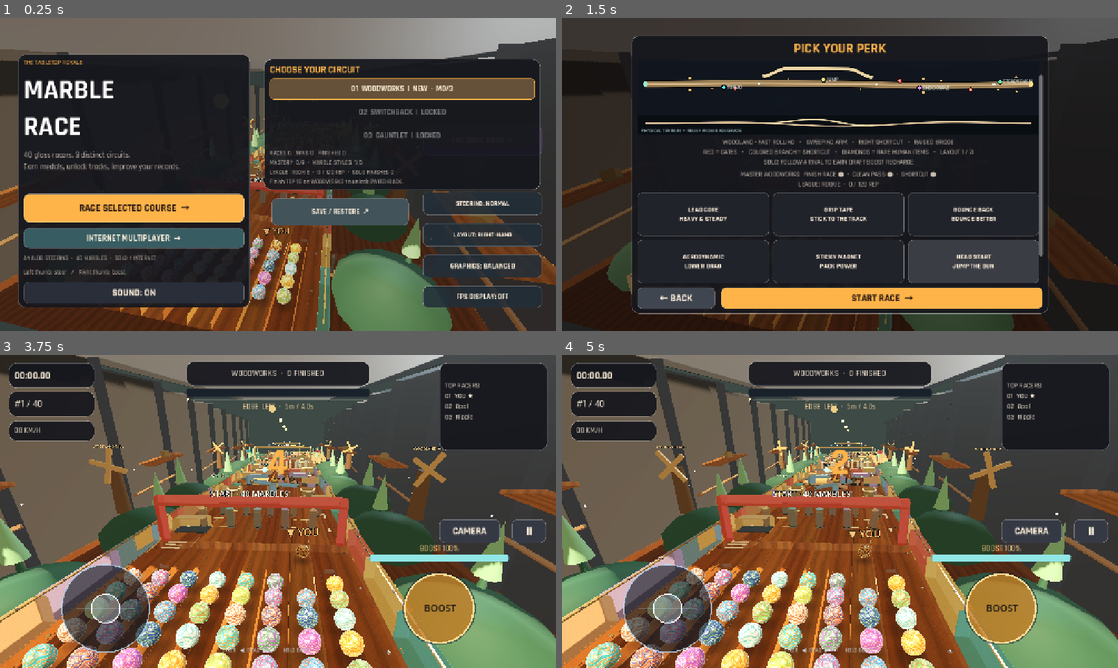
Above: before the commit, frames 1-4 (two rows, left to right).
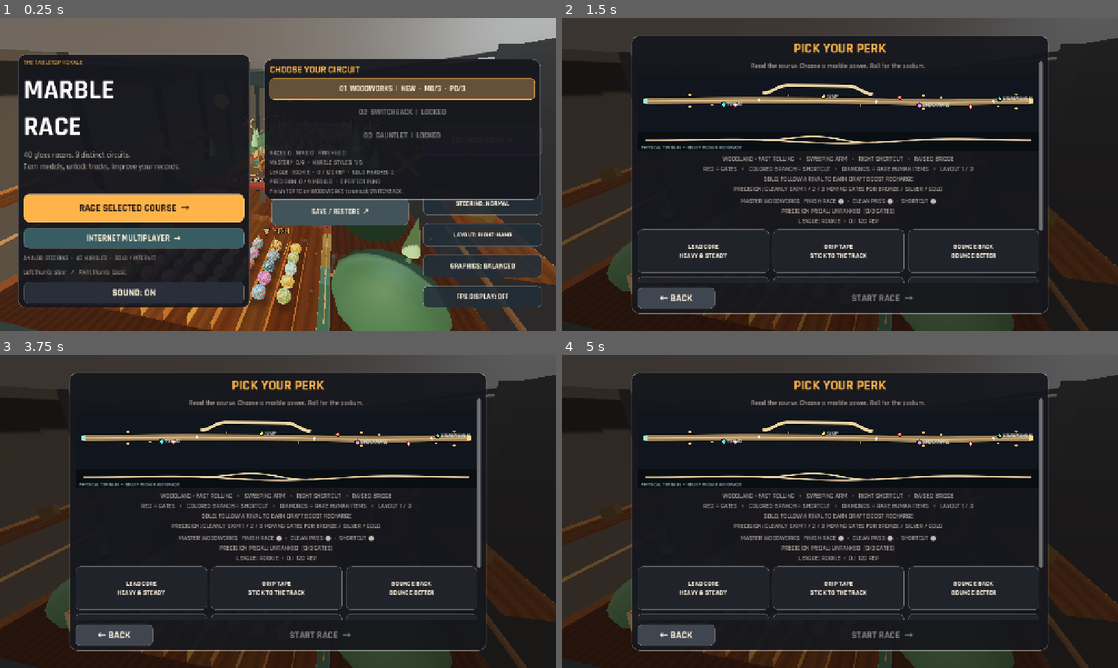
Above: after the commit, the same moments.

Repository: dbrckk/Marble-race-
Game: Godot game, scene res://scenes/main.tscn
The game is run twice, just before and just after one commit, with the same random seed, the same clock (stepped at 60 frames per second) and the same inputs.
Inputs (mouse positions are in pixels of both pictures, inside the frame that each line leads up to):
- Up to frame 1 (0.25 s): no input
- Up to frame 2 (1.5 s): click "RACE SELECTED COURSE →" at 0.5 s; click "HEAD START JUMP THE GUN" at 1.25 s
- Up to frame 3 (3.75 s): click "HEAD START JUMP THE GUN" at 2 s; click "HEAD START JUMP THE GUN" at 2.75 s; click (322, 633) at 3.5 s, where only the run before the commit has a clickable "START RACE →"
- Up to frame 4 (5 s): tap Enter at 4.25 s; move the mouse to (962, 495) at 4.27 s; hold Right from 4.28 s (still down); tap C at 4.35 s; click (962, 495) at 4.42 s; tap Space at 4.52 s

The runs differ from the first frame. In frame 1, 1.7% of the frame differs, in the area x 47-98%, y 21-59%; in frame 2, 18%; in frame 3, 89%; in frame 4, 89%, in the area x 0-100%, y 0-100%.

Commit message:
Show persistent precision medal goals on course selection, pre-race preview and scrollable results

Diff:
--- a/scripts/hud.gd
+++ b/scripts/hud.gd
@@ -464,7 +464,9 @@
         else:
             info += "BEST #%d  %.1fs  %s" % [best,game.career.track_time[i],"★".repeat(stars)]
         if available:
-            info += "  ·  M%d/3" % game.career.track_mastery_count(i)
+            info += "  ·  M%d/3  ·  P%s" % [
+                game.career.track_mastery_count(i),
+                str(game.career.precision_best[i])+"/3"]
         track_buttons[i].text = info
         track_buttons[i].disabled = not available
         track_buttons[i].add_theme_stylebox_override("normal",
@@ -476,6 +478,9 @@
         game.career.mastery_count(),game.career.unlocked_style_count()]
     career_label.text += "\nLEAGUE  %s  ·  SOLO FINISHES %d" % [
         game.career.league_progress_label(),game.career.league_races()]
+    career_label.text += "\nPRECISION  %d / 9 MEDALS  ·  %d PERFECT RUNS" % [
+        game.career.precision_best[0]+game.career.precision_best[1]+(
+            game.career.precision_best[2]),game.career.precision_perfect_runs]
     if game.career.unlocked < 3:
         career_label.text += "\n" + game.career.next_locked_requirement()
 
@@ -775,8 +780,10 @@
 
 func _refresh_mastery_preview() -> void:
     if is_instance_valid(mastery_label):
-        mastery_label.text = "MASTER %s:  %s\nLEAGUE: %s" % [
+        mastery_label.text = "MASTER %s:  %s\nPRECISION MEDAL: %s  (%d/3 GATES)\nLEAGUE: %s" % [
             game.track_title(),game.career.mastery_summary(game.selected_track),
+            game.career.precision_medal(game.selected_track),
+            game.career.precision_best[game.selected_track],
             game.career.league_progress_label()]
     if is_instance_valid(style_button):
         var count: int = game.career.unlocked_style_count()
@@ -1259,7 +1266,8 @@
             % (game.race_variation+1))
         if not game.net.is_active():
             course_strategy_label.text += (
-                "\nSOLO: FOLLOW A RIVAL TO EARN DRAFT BOOST RECHARGE")
+                "\nSOLO: FOLLOW A RIVAL TO EARN DRAFT BOOST RECHARGE"
+                +"\nPRECISION: CLEANLY SKIM 1 / 2 / 3 MOVING GATES FOR BRONZE / SILVER / GOLD")
     if is_instance_valid(perk_scroll):
         perk_scroll.scroll_vertical = 0
     perks_layer.visible = true
@@ -1568,6 +1576,12 @@
     var clean_passes: int = clampi(int(status.get("clean_passes",0)),0,3)
     var stars_text := "CAREER STARS: %d / 3" % earned_stars
     var overtakes: int = maxi(0,int(status.get("overtakes",0)))
+    var precision_gates: int = clampi(int(status.get("precision_passes",0)),0,3)
+    var precision_text: String = "PRECISION  %d/3  •  BEST %s" % [
+        precision_gates,str(status.get("precision_medal",
+            game.career.precision_medal(game.selected_track)))]
+    if bool(status.get("precision_new_record",false)):
+        precision_text += "  •  NEW MEDAL!"
     var mastery_text := "MASTERY  %d/3  •  TOTAL %d/9" % [
         int(status.get("mastery_track",game.career.track_mastery_count(game.selected_track))),
         int(status.get("mastery_total",game.career.mastery_count()))]
@@ -1592,8 +1606,9 @@
                 float(sector_times[sector]),
                 " ★" if sector_records.size() == 4 and bool(sector_records[sector]) else ""]
     if summary:
-        summary.text = "POSITION  #%d / 40   •   %s\nTIME  %.1fs\nCLEAN PASSES  %d / 3  •  OVERTAKES %d\n%s\n%s\n%s\n%s\n%s\n%s\nBEST  #%s\n\nTOP 5\n%s" % [
-            place,"FINISHED" if finished else "TIME OUT",time,clean_passes,overtakes,league_text,mastery_text,stars_text,sector_text,
+        summary.text = "POSITION  #%d / 40   •   %s\nTIME  %.1fs\nCLEAN PASSES  %d / 3  •  OVERTAKES %d\n%s\n%s\n%s\n%s\n%s\n%s\n%s\nBEST  #%s\n\nTOP 5\n%s" % [
+            place,"FINISHED" if finished else "TIME OUT",time,clean_passes,overtakes,
+            precision_text,league_text,mastery_text,stars_text,sector_text,
             record_text,unlock_text,
             str(game.career.track_best[game.selected_track]) if game.career.track_best[game.selected_track] > 0 else "—",
             leaders]
